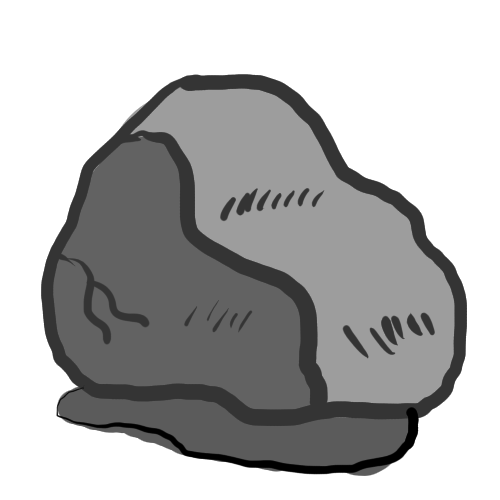
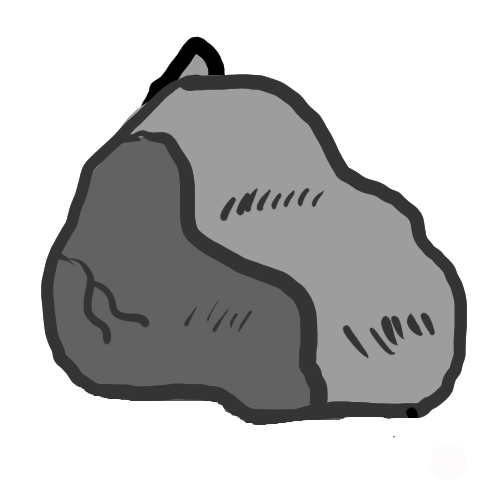
Before/after of a w=500, h=500 layered artwork. What changed in the layer stack:
renamed "Warstwa 6" to "Warstwa 3", painted on it over (x1=56, y1=36, x2=466, y2=480)
removed layer "Warstwa 5" over (x1=56, y1=75, x2=465, y2=476)
